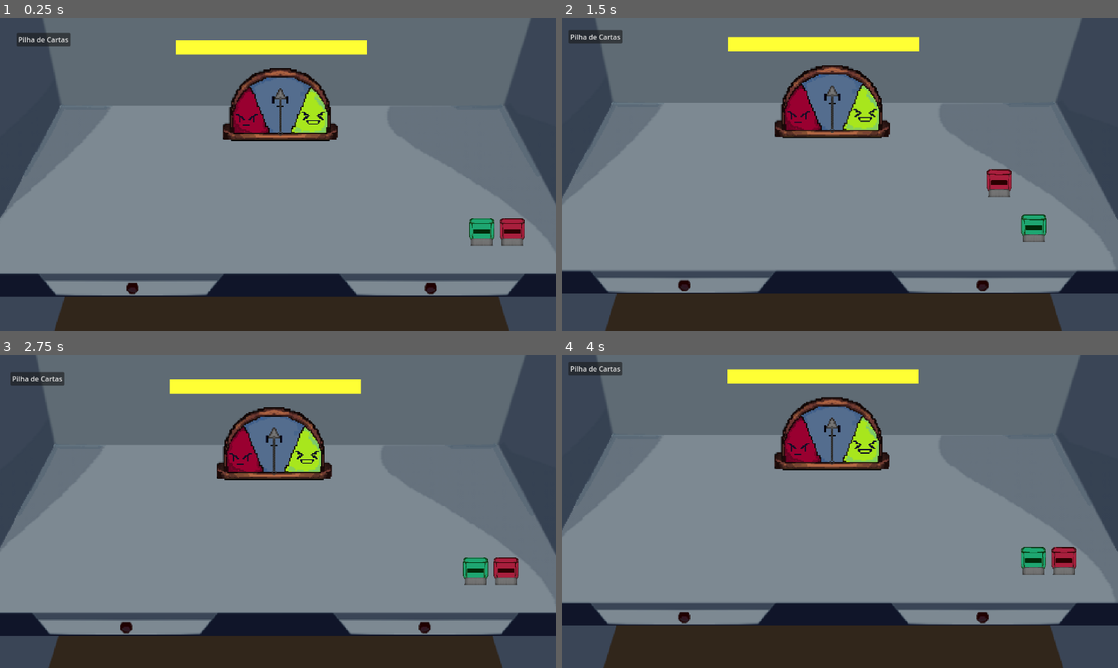
Above: before the commit, frames 1-4 (two rows, left to right).
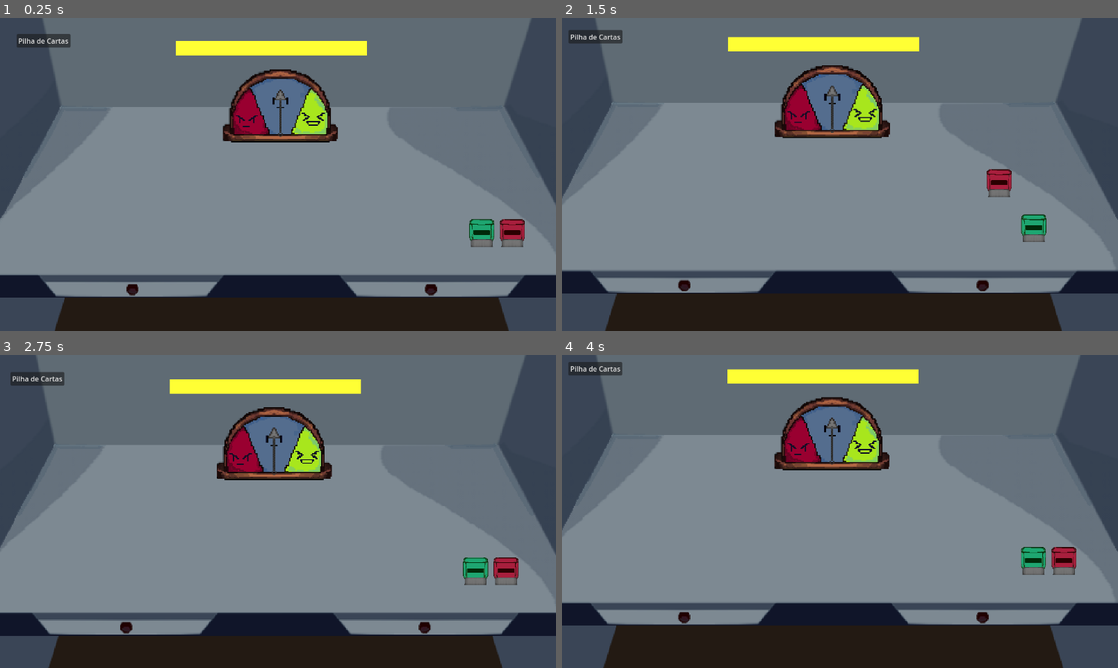
Above: after the commit, the same moments.

Repository: Pipocas-Tristes/carimbo-game
Game: Godot game, scene res://telas/desk.tscn
The game is run twice, just before and just after one commit, with the same random seed, the same clock (stepped at 60 frames per second) and the same inputs. This scene is started directly instead of the project's main scene.
Inputs (mouse positions are in pixels of both pictures, inside the frame that each line leads up to):
- Up to frame 1 (0.25 s): no input
- Up to frame 2 (1.5 s): tap Enter at 0.5 s; drag from (1045, 233) to (834, 49) at 0.52 s; drag from (1067, 237) to (828, 52) at 1.27 s
- Up to frame 3 (2.75 s): move the mouse to (333, 442) at 2.02 s; hold D (para_direita) from 2.03 s (still down); tap E (interagir) at 2.1 s; click (333, 442) at 2.17 s
- Up to frame 4 (4 s): release D (para_direita) at 2.75 s; drag from (812, 574) to (689, 624) at 2.77 s; move the mouse to (1006, 558) at 3.52 s; hold A (para_esquerda) from 3.53 s (still down); tap E (interagir) at 3.6 s; click (1006, 558) at 3.67 s

The runs differ from the first frame. In frame 1, 3.7% of the frame differs, in the area x 0-100%, y 4-95%; in frame 2, less than 0.1%; in frame 3, less than 0.1%; in frame 4, less than 0.1%.

Commit message:
feat: altera areas de interação na carta e adiciona modo de leitura em foco

Diff:
--- a/carimbo-game/cartinhas/carta_bia.tres
+++ b/carimbo-game/cartinhas/carta_bia.tres
@@ -5,6 +5,7 @@
 [resource]
 script = ExtResource("1_c1hs4")
 content = "Querido papai noel, eu vejo que as bonecas Bárbara tem todas as profissões, mas nunca achei uma que pareça t …(223 unchanged characters)…
+
 Ass.: Bia"
 is_suspicious = true
 sender_name = "Bia"
--- a/carimbo-game/prefabs/desk_camera.gd
+++ b/carimbo-game/prefabs/desk_camera.gd
@@ -1,9 +1,22 @@
 extends Camera2D
 
+@onready var focus_overlay: ColorRect = $FocusOverlay
 @export var move_intensity: float = 20.0
 @export var lerp_speed: float = 2.0
+var initial_position: Vector2
+
+func _ready() -> void:
+	initial_position = position
 
 func _process(delta: float) -> void:
+	var desk: Desk = get_tree().current_scene
+
+	if desk.in_focus_mode:
+		position = position.lerp(initial_position, delta * lerp_speed)
+		focus_overlay.visible = true
+		return
+
+	focus_overlay.visible = false
 	var viewport_size = get_viewport().get_visible_rect().size
 	var mouse_pos = get_viewport().get_mouse_position()
 	var center_offset = (mouse_pos / viewport_size) - Vector2(0.5, 0.5)
--- a/carimbo-game/prefabs/letter.tscn
+++ b/carimbo-game/prefabs/letter.tscn
@@ -1,9 +1,10 @@
-[gd_scene load_steps=7 format=3 uid="uid://dspk63plxgfqx"]
+[gd_scene load_steps=9 format=3 uid="uid://dspk63plxgfqx"]
 
 [ext_resource type="Script" uid="uid://cmy6nsk60fo0j" path="res://scripts/letter.gd" id="1_m1y87"]
 [ext_resource type="Texture2D" uid="uid://bkjv73qwu8fd6" path="res://sprites/cartas/envelope_bom_01.png" id="2_gr7t7"]
 [ext_resource type="Texture2D" uid="uid://dy3b8wmxfxwo6" path="res://sprites/cartas/Carta Boa 2.png" id="3_rsyug"]
 [ext_resource type="Texture2D" uid="uid://d1gbtirwkjj0m" path="res://sprites/cartas/Carta Boa 3.png" id="4_gxph1"]
+[ext_resource type="FontFile" uid="uid://v881brefs1b6" path="res://fonts/HomemadeApple-Regular.ttf" id="5_rsyug"]
 
 [sub_resource type="SpriteFrames" id="SpriteFrames_eftyu"]
 animations = [{
@@ -50,6 +51,9 @@
 [sub_resource type="RectangleShape2D" id="RectangleShape2D_fyey2"]
 size = Vector2(278, 137)
 
+[sub_resource type="RectangleShape2D" id="RectangleShape2D_gr7t7"]
+size = Vector2(88.09509, 72.618866)
+
 [node name="Letter" type="Node2D"]
 scale = Vector2(0.84000146, 0.84000146)
 script = ExtResource("1_m1y87")
@@ -59,8 +63,6 @@
 scale = Vector2(0.6622219, 0.6622219)
 sprite_frames = SubResource("SpriteFrames_eftyu")
 animation = &"close"
-frame = 2
-frame_progress = 1.0
 
 [node name="Background" type="ColorRect" parent="."]
 offset_left = -115.0
@@ -71,23 +73,25 @@
 color = Color(0.7019608, 0.6666667, 0.6745098, 1)
 
 [node name="Text" type="Label" parent="."]
-modulate = Color(0, 0, 0, 1)
 texture_filter = 1
-offset_left = -106.99999
+offset_left = -99.99983
 offset_top = -139.0
-offset_right = 261.96558
-offset_bottom = -116.0
+offset_right = 242.77464
+offset_bottom = -102.54645
 scale = Vector2(0.58, 0.58)
+theme_override_colors/font_color = Color(0.15127608, 0.15127608, 0.15127608, 1)
+theme_override_constants/line_spacing = 1
+theme_override_fonts/font = ExtResource("5_rsyug")
+theme_override_font_sizes/font_size = 13
 text = "teste de texto"
 autowrap_mode = 2
 
 [node name="StampMarkColor" type="ColorRect" parent="."]
-visible = false
 modulate = Color(0.4560669, 0.7547455, 0.58278364, 1)
-offset_left = 34.0
-offset_top = 86.0
-offset_right = 103.0
-offset_bottom = 139.0
+offset_left = 34.52375
+offset_top = 92.85698
+offset_right = 82.14272
+offset_bottom = 105.952194
 
 [node name="AreaDetectorEnvelope" type="Area2D" parent="."]
 position = Vector2(-113.00001, -130.99998)
@@ -96,4 +100,23 @@
 position = Vector2(113.00001, 232.49998)
 shape = SubResource("RectangleShape2D_fyey2")
 
+[node name="AreaDetectorStamp" type="Area2D" parent="."]
+scale = Vector2(0.99999994, 0.99999994)
+
+[node name="CollisionShape2D" type="CollisionShape2D" parent="AreaDetectorStamp"]
+position = Vector2(57.14274, 99.40455)
+scale = Vector2(0.99999964, 0.99999964)
+shape = SubResource("RectangleShape2D_gr7t7")
+debug_color = Color(0.6187054, 0.534455, 0.08102646, 0.41960785)
+
+[node name="TextAux" type="Label" parent="."]
+offset_left = 140.47594
+offset_top = -205.95203
+offset_right = 399.99933
+offset_bottom = 208.33295
+theme_override_font_sizes/font_size = 10
+text = "testes"
+vertical_alignment = 1
+autowrap_mode = 2
+
 [connection signal="letter_stashed" from="." to="." method="_on_letter_stashed"]
--- a/carimbo-game/scripts/desk.gd
+++ b/carimbo-game/scripts/desk.gd
@@ -25,6 +25,8 @@
 
 var held_stamp: Stamp = null
 var held_type: String = ''
+
+var in_focus_mode: bool = false
 
 func _ready() -> void:
 	pass
--- a/carimbo-game/scripts/letter.gd
+++ b/carimbo-game/scripts/letter.gd
@@ -2,18 +2,26 @@
 class_name Letter
 
 var current_letter_resource: LetterResource = null
+var current_position: Vector2
+var current_size: Vector2
 
 var correct_stamp: String = ''
 var applied_stamp: String = ''
 
 var dragging: bool = false
+var letter_open: bool = false
 var offset: Vector2
+
+var is_focused: bool = false
+var in_transition: bool = false
 
 @onready var background: ColorRect = $Background
 @onready var text_label: Label = $Text
 @onready var stamp_mark_color: ColorRect = $StampMarkColor
 @onready var envelope: AnimatedSprite2D = $Envelope
 @onready var envelope_shape: CollisionShape2D = $AreaDetectorEnvelope/CollisionShape2D
+@onready var area_detector_stamp: Area2D = $AreaDetectorStamp
+@onready var text_aux: Label = $TextAux
 
 signal letter_stashed(res: LetterResource)
 
@@ -24,33 +32,81 @@
 		Input.set_default_cursor_shape(Input.CURSOR_ARROW)
 
 func _input(event: InputEvent) -> void:
+	var desk: Desk = get_tree().current_scene
+
 	if event is InputEventMouseButton:
+		if event.button_index == MOUSE_BUTTON_RIGHT:
+			if event.pressed:
+				if is_mouse_over() and letter_open:
+					toggle_focus()
+
 		if event.button_index == MOUSE_BUTTON_LEFT:
-			if event.pressed:
-				var desk: Desk = get_tree().current_scene
+			if is_focused:
+				if event.pressed and not is_mouse_over():
+					toggle_focus()
+					return
+	if not is_focused:
+		if event is InputEventMouseButton:
+			if event.button_index == MOUSE_BUTTON_LEFT:
+				if event.pressed:
+					if desk.held_stamp != null and is_mouse_over_stamp() and applied_stamp == '':
+						apply_mark(desk.held_stamp.type, get_local_mouse_position())
+						desk.held_stamp.return_home()
+						get_viewport().set_input_as_handled()
+						return
 
-				if desk.held_stamp != null and is_mouse_over() and applied_stamp == '':
-					apply_mark(desk.held_stamp.type, get_local_mouse_position())
-					desk.held_stamp.return_home()
-					get_viewport().set_input_as_handled()
-					return
-
-				if is_mouse_over():
-					dragging = true;
-					offset = global_position - get_global_mouse_position()
-			else:
-				dragging = false
-				check_drop()
+					if is_mouse_over() and desk.held_stamp == null:
+						dragging = true;
+						offset = global_position - get_global_mouse_position()
+				else:
+					dragging = false
+					check_drop()
 
 	if event is InputEventMouseMotion and dragging:
 		global_position = get_global_mouse_position() + offset
 
+
+func toggle_focus():
+	var desk: Desk = get_tree().current_scene
+	var camera: Camera2D = desk.get_node("DeskCamera")
+
+	is_focused = !is_focused
+	desk.in_focus_mode = is_focused
+	in_transition = true
+
+	var tween = create_tween().set_parallel()
+	if is_focused:
+		current_position = position
+		current_size = scale
+
+		var camera_center = camera.global_position
+
+		tween.tween_property(self, "scale", Vector2(1.5, 1.5), 0.3).set_trans(Tween.TRANS_QUART)
+		tween.tween_property(self, "global_position", camera_center, 0.3)
+		z_index = 101
+
+		await tween.finished
+		text_aux.visible = true
+	else:
+		tween.tween_property(self, "scale", current_size, 0.3)
+		tween.tween_property(self, "global_position", current_position, 0.3)
+		z_index = 1
+		text_aux.visible = false
+
+	await tween.finished
+	in_transition = false
+
 func check_drop():
 	var desk: Desk = get_parent()
 
-	if desk.send_area.get_overlapping_areas().has($AreaDetectorEnvelope):
+	if is_focused or in_transition or desk.in_focus_mode:
+		return
+
+	var areas = $AreaDetectorEnvelope.get_overlapping_areas()
+
+	if desk.send_area in areas:
 		desk.validate_letter(self)
-	elif desk.tashed_area.get_overlapping_areas().has($AreaDetectorEnvelope):
+	elif desk.tashed_area in areas:
 		stash_letter()
 
 func stash_letter():
@@ -63,13 +119,25 @@
 	else:
 		envelope.modulate = Color(1, 0.5, 0.5)
 
+func is_mouse_over_stamp() -> bool:
+	var desk: Desk = get_tree().current_scene
+
+	if desk.held_stamp == null:
+		return false
+
+	return area_detector_stamp.overlaps_area(desk.held_stamp)
+
 func is_mouse_over() -> bool:
 	var local_mouse = to_local(get_global_mouse_position())
-	var rect = envelope_shape.shape.get_rect()
-	var detector_pos = $AreaDetectorEnvelope.position + envelope_shape.position
-	var final_rect = Rect2(rect.position + detector_pos, rect.size)
 
-	return final_rect.has_point(local_mouse)
+	if letter_open:
+		var rect = background.get_rect()
+		return rect.has_point(local_mouse)
+	else:
+		var rect = envelope_shape.shape.get_rect()
+		var detector_pos = $AreaDetectorEnvelope.position + envelope_shape.position
+		var final_rect = Rect2(rect.position + detector_pos, rect.size)
+		return final_rect.has_point(local_mouse)
 
 func setup_from_resource(res: LetterResource):
 	print(envelope.position)
@@ -78,6 +146,7 @@
 	background.visible = false
 	text_label.visible = false
 	stamp_mark_color.visible = false
+	text_aux.visible = false
 
 	envelope.play("open")
 	envelope.animation_finished.connect(_on_open_finished, CONNECT_ONE_SHOT)
@@ -86,7 +155,9 @@
 	background.visible = true
 	text_label.visible = true
 	text_label.text = current_letter_resource.content
+	text_aux.text = current_letter_resource.content
 	correct_stamp = current_letter_resource.correct_stamp
+	letter_open = true
 
 	envelope.play("idle")
 	var tween = create_tween().set_parallel(true)
@@ -101,6 +172,7 @@
 	applied_stamp = stamp_type
 	stamp_mark_color.visible = true
 	stamp_mark_color.position = pos - (stamp_mark_color.size / 2)
+	stamp_mark_color.position = Vector2(stamp_mark_color.position.x, stamp_mark_color.position.y + 30)
 
 	if applied_stamp == 'coal':
 		stamp_mark_color.modulate = Color.RED
@@ -109,12 +181,14 @@
 
 	await get_tree().create_timer(0.5).timeout
 
+	letter_open = false
+
 	var tween = create_tween().set_parallel(true)
 	tween.tween_property(envelope, "modulate:a", 1.0, 0.4)
 	tween.tween_property(envelope, "rotation_degrees", 0.0, 0.4)
 	tween.tween_property(envelope, "position", Vector2(-1.35, 59.20), 0.4).set_trans(Tween.TRANS_QUART).set_ease(Tween.EaseType.EASE_IN)
 
-	await get_tree().create_timer(0.4).timeout
+	await tween.finished
 
 	background.visible = false
 	stamp_mark_color.visible = false
--- a/carimbo-game/scripts/stamp.gd
+++ b/carimbo-game/scripts/stamp.gd
@@ -17,7 +17,7 @@
 		var desk: Desk = get_tree().current_scene
 
 		if not is_held:
-			if desk.held_stamp and desk.held_stamp != self:
+			if desk.held_stamp and desk.held_stamp != self and not desk.in_focus_mode:
 				desk.held_stamp.return_home()
 
 			pick_up()
--- a/carimbo-game/telas/desk.tscn
+++ b/carimbo-game/telas/desk.tscn
@@ -34,7 +34,7 @@
 offset_top = 158.0
 offset_right = 867.0
 offset_bottom = 474.0
-color = Color(0.19336796, 0.1491167, 0.10834774, 1)
+color = Color(0.13783813, 0.104056545, 0.073337786, 1)
 
 [node name="DeskBackground" type="Sprite2D" parent="."]
 texture_filter = 1
@@ -80,10 +80,19 @@
 color = Color(1, 1, 1, 0)
 
 [node name="DeskCamera" type="Camera2D" parent="."]
-position = Vector2(-0.555542, -0.5000305)
+position = Vector2(-1, -10)
 script = ExtResource("8_vhr0s")
 move_intensity = 60.0
 lerp_speed = 5.0
+
+[node name="FocusOverlay" type="ColorRect" parent="DeskCamera"]
+visible = false
+z_index = 100
+offset_left = -817.2295
+offset_top = -442.0
+offset_right = 828.6908
+offset_bottom = 502.0
+color = Color(0, 0, 0, 0.8039216)
 
 [node name="GiftStamp" type="Area2D" parent="."]
 position = Vector2(460.99994, 123.999985)
Binary file added: carimbo-game/fonts/HomemadeApple-Regular.ttf
Not shown, added: carimbo-game/fonts/HomemadeApple-Regular.ttf.import
